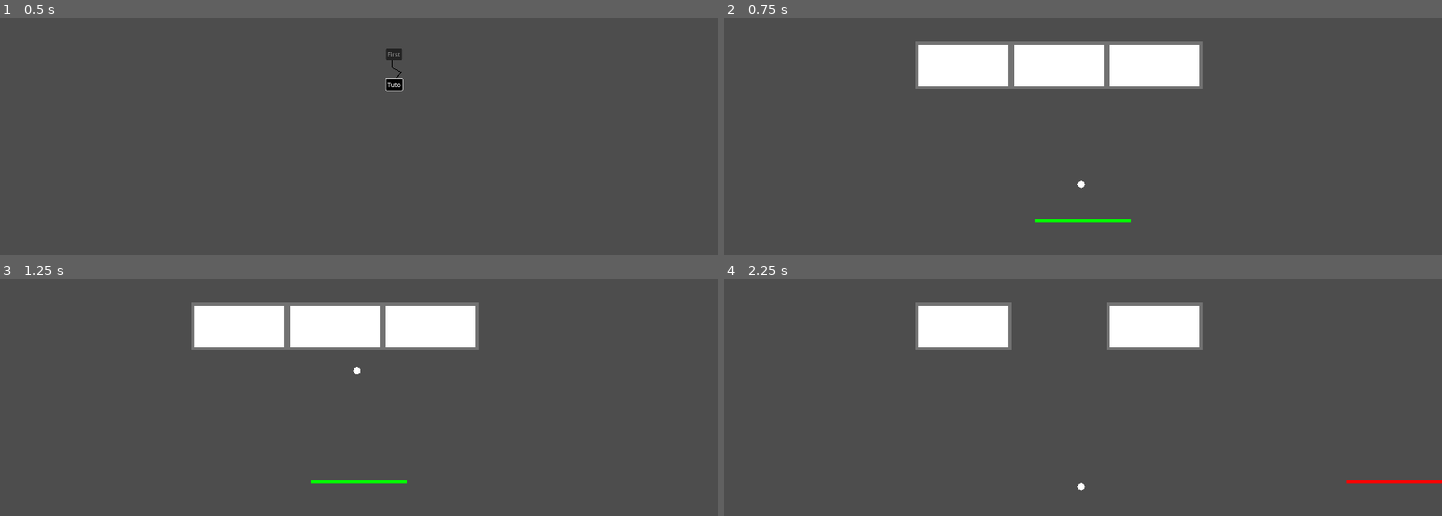
Above: before the commit, frames 1-4 (two rows, left to right).
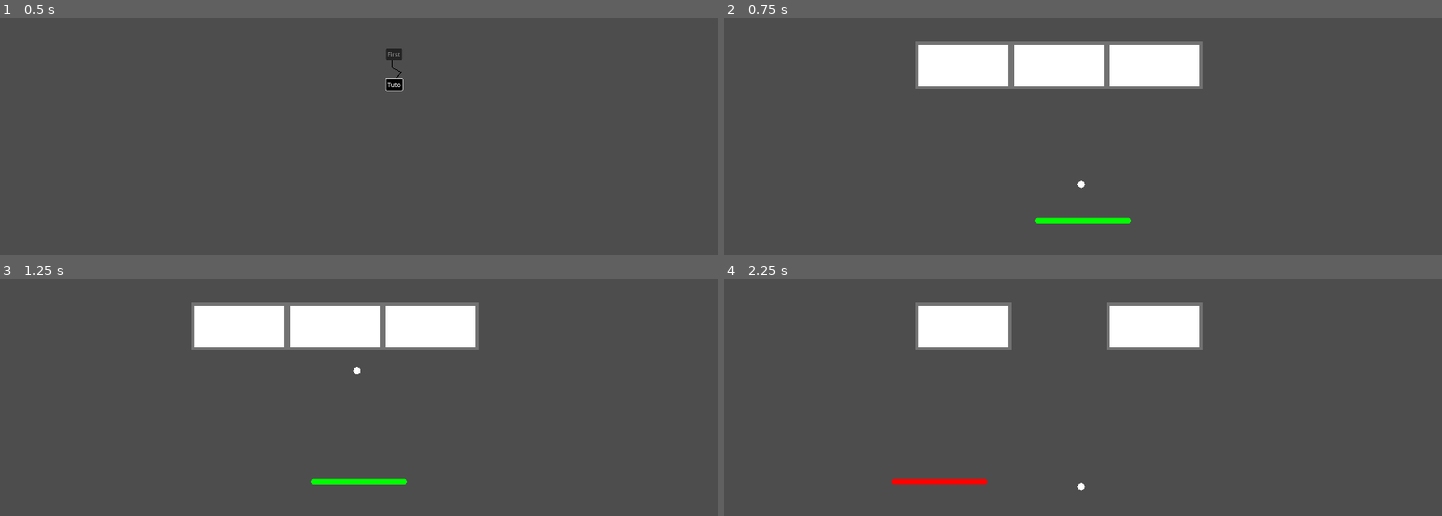
Above: after the commit, the same moments.

Repository: grizio/godot-samples
Game: Godot game, scene res://main.tscn
Same seed, same stepped clock (60 frames per second), same inputs: the game is played once before the commit and once after it. Before the commit the project has no main scene; this scene is started directly in both runs.
Inputs (mouse positions are in pixels of both pictures, inside the frame that each line leads up to):
- Up to frame 1 (0.5 s): no input
- Up to frame 2 (0.75 s): click "Tuto" at 0.5 s
- Up to frame 3 (1.25 s): no input
- Up to frame 4 (2.25 s): tap Enter at 1.25 s; move the mouse to (1240, 293) at 1.27 s; hold Right (right) 1.28-2.03 s; tap Space (change_variant) at 1.35, 2, 2.1 s; move the mouse to (939, 333) at 2.02 s; hold Down (down) from 2.03 s (still down)

Frame 1 is identical in both runs. In frame 2, 0.2% of the frame differs, in the area x 43-57%, y 84-87%; in frame 3, 0.2%; in frame 4, 0.6%, in the area x 23-100%, y 84-87%.

Commit message:
paddle can be used with mouse

Diff:
--- a/brick-breaker/components/level/level.tscn
+++ b/brick-breaker/components/level/level.tscn
@@ -54,7 +54,8 @@
 [node name="Paddle" parent="." unique_id=13024222 instance=ExtResource("3_e3qmh")]
 unique_name_in_owner = true
 position = Vector2(960, 992)
-speed = 2000.0
+speed = 1000.0
+max_speed = 100000.0
 variant = 1
 
 [node name="BallGenerationTimer" type="Timer" parent="." unique_id=545805957]
--- a/brick-breaker/components/paddle/paddle.gd
+++ b/brick-breaker/components/paddle/paddle.gd
@@ -1,6 +1,7 @@
 class_name Paddle extends CharacterBody2D
 
 @export var speed: float = 300
+@export var max_speed: float = 300
 @export var variant: Constants.Variant = Constants.Variant.GREEN:
     set(value):
         variant = value
@@ -13,16 +14,24 @@
 
 @onready var polygon: Polygon2D = $Polygon2D
 
+var target_x: float = INF
 
 func _physics_process(delta: float) -> void:
     if Input.is_action_pressed(Inputs.left):
         move_and_collide(Vector2(-speed * delta, 0))
     elif Input.is_action_pressed(Inputs.right):
         move_and_collide(Vector2(speed * delta, 0))
+    elif target_x != INF:
+        var distance = clamp(target_x - global_position.x, -max_speed * delta, max_speed * delta)
+        move_and_collide(Vector2(distance, 0))
 
 func _unhandled_input(event: InputEvent) -> void:
-    if event.is_action_pressed(Inputs.change_variant):
+    if event is InputEventMouseMotion:
+        target_x = event.global_position.x
+    elif event.is_action_pressed(Inputs.change_variant):
         variant = (variant + 1) % Constants.Variant.size() as Constants.Variant
+    elif event.is_action_pressed(Inputs.left) or event.is_action_pressed(Inputs.right):
+        target_x = INF
 
 func on_ball_collision(ball: Ball) -> void:
     ball.set_direction((ball.global_position - global_position).normalized())
--- a/brick-breaker/components/paddle/paddle.tscn
+++ b/brick-breaker/components/paddle/paddle.tscn
@@ -2,18 +2,19 @@
 
 [ext_resource type="Script" uid="uid://bujnluj04jrr" path="res://components/paddle/paddle.gd" id="1_0sbc1"]
 
-[sub_resource type="RectangleShape2D" id="RectangleShape2D_0sbc1"]
-size = Vector2(256, 8)
+[sub_resource type="CapsuleShape2D" id="CapsuleShape2D_waih8"]
+radius = 8.0
+height = 256.0
 
 [node name="Paddle" type="CharacterBody2D" unique_id=13024222]
 script = ExtResource("1_0sbc1")
 speed = null
 variant = null
 
+[node name="CollisionShape2D" type="CollisionShape2D" parent="." unique_id=444858306]
+rotation = 1.5707964
+shape = SubResource("CapsuleShape2D_waih8")
+
 [node name="Polygon2D" type="Polygon2D" parent="." unique_id=701327906]
 color = Color(0, 1, 0, 1)
-polygon = PackedVector2Array(-128, -4, 128, -4, 128, 4, -128, 4)
-
-[node name="CollisionShape2D" type="CollisionShape2D" parent="." unique_id=276584574]
-shape = SubResource("RectangleShape2D_0sbc1")
-one_way_collision = true
+polygon = PackedVector2Array(-120, -8, 120, -8, 124, -7, 127, -4, 128, 0, 127, 4, 124, 7, 121, 8, -120, 8, -124, 7, -127, 4, -128, 0, -127, -4, -124, -7)
--- a/brick-breaker/project.godot
+++ b/brick-breaker/project.godot
@@ -11,6 +11,7 @@
 [application]
 
 config/name="brick-breaker"
+run/main_scene="uid://nouylujx4p6g"
 config/features=PackedStringArray("4.6", "Forward Plus")
 config/icon="res://icon.svg"
 
@@ -49,6 +50,7 @@
 change_variant={
 "deadzone": 0.2,
 "events": [Object(InputEventKey,"resource_local_to_scene":false,"resource_name":"","device":-1,"window_id":0,"alt_press …(191 unchanged characters)…
+, Object(InputEventMouseButton,"resource_local_to_scene":false,"resource_name":"","device":-1,"window_id":0,"alt_pressed":false,"shift_pressed":false,"ctrl_pressed":false,"meta_pressed":false,"button_mask":0,"position":Vector2(0, 0),"global_position":Vector2(0, 0),"factor":1.0,"button_index":1,"canceled":false,"pressed":false,"double_click":false,"script":null)
 ]
 }
 
--- a/brick-breaker/world/level1.tscn
+++ b/brick-breaker/world/level1.tscn
@@ -6,6 +6,9 @@
 [node name="Level" unique_id=727468240 node_paths=PackedStringArray("bricks") instance=ExtResource("1_8exih")]
 bricks = NodePath("Bricks")
 
+[node name="Paddle" parent="." index="1" unique_id=13024222]
+max_speed = 2000.0
+
 [node name="Bricks" parent="." index="4" unique_id=1649302324 instance=ExtResource("2_ew4qw")]
 scale = Vector2(2, 2)
 tile_map_data = PackedByteArray("AAAFAAoAAAAAAAAAAQAGAAoAAAAAAAAAAQAHAAoAAAAAAAAAAQAIAAoAAAAAAAAAAQAJAAoAAAAAAAAAAQAFAAkAAAAAAAAAAgAGAAkAAAAAAAAAAgAHAAkAAAAAAAAAAgAIAAkAAAAAAAAAAgAJAAkAAAAAAAAAAgA=")
